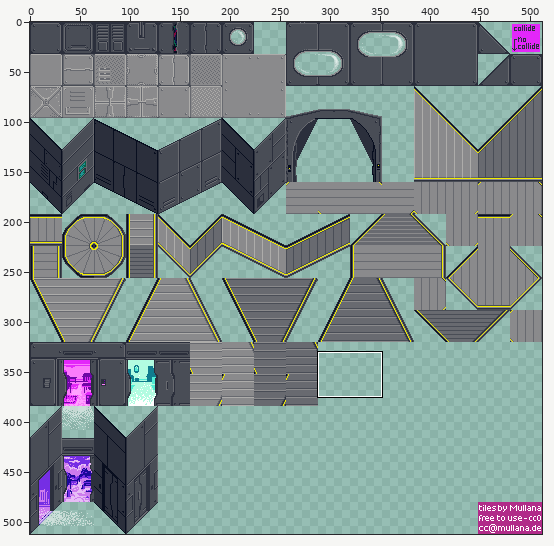
File history of a sprite sheet, tiles/rc3-mullana-floor-wall.png. The picture above shows the old version from afar; the outline marks the close-up.
Close-up. Before the edit:
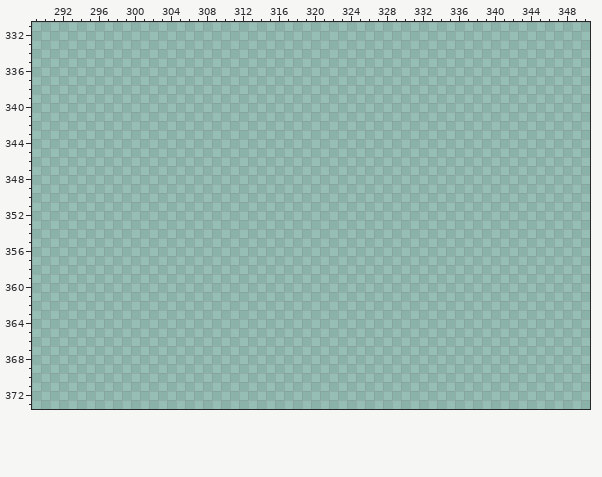
The file is 512x512 pixels. Pixels under 10% opacity are left out. Colours within 5 levels of each other are drawn and written as one. Shown: x 289..350, y 331..373. The commit also changed other parts of the picture, which this record leaves out.
The result:
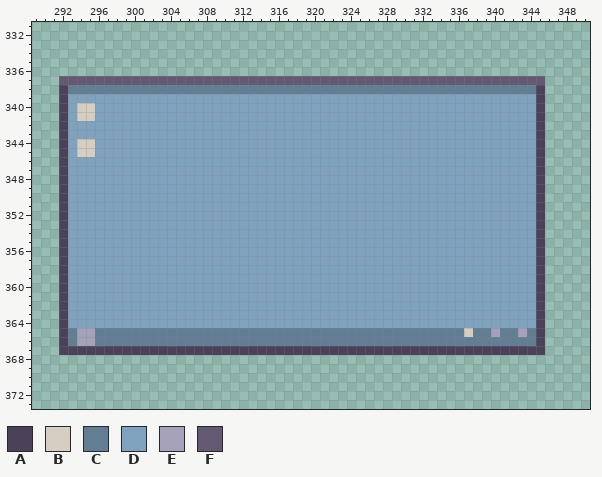
Palette (. is transparent): A #4b4158  B #d7cec3  C #627e94  D #7fa3bf  E #a6a1bb  F #645972
Changes in this commit:
Changed rows in their new state; - is an unchanged pixel.
first column x 292:
337 FFFFFFFFFFFFFFFFFFFFFFFFFFFFFFFFFFFFFFFFFFFFFFFFFFFFFF
338 ACCCCCCCCCCCCCCCCCCCCCCCCCCCCCCCCCCCCCCCCCCCCCCCCCCCCA
339 ADDDDDDDDDDDDDDDDDDDDDDDDDDDDDDDDDDDDDDDDDDDDDDDDDDDDA
340 ADBBDDDDDDDDDDDDDDDDDDDDDDDDDDDDDDDDDDDDDDDDDDDDDDDDDA
341 ADBBDDDDDDDDDDDDDDDDDDDDDDDDDDDDDDDDDDDDDDDDDDDDDDDDDA
342 ADDDDDDDDDDDDDDDDDDDDDDDDDDDDDDDDDDDDDDDDDDDDDDDDDDDDA
343 ADDDDDDDDDDDDDDDDDDDDDDDDDDDDDDDDDDDDDDDDDDDDDDDDDDDDA
344 ADBBDDDDDDDDDDDDDDDDDDDDDDDDDDDDDDDDDDDDDDDDDDDDDDDDDA
345 ADBBDDDDDDDDDDDDDDDDDDDDDDDDDDDDDDDDDDDDDDDDDDDDDDDDDA
346 ADDDDDDDDDDDDDDDDDDDDDDDDDDDDDDDDDDDDDDDDDDDDDDDDDDDDA
347 ADDDDDDDDDDDDDDDDDDDDDDDDDDDDDDDDDDDDDDDDDDDDDDDDDDDDA
348 ADDDDDDDDDDDDDDDDDDDDDDDDDDDDDDDDDDDDDDDDDDDDDDDDDDDDA
349 ADDDDDDDDDDDDDDDDDDDDDDDDDDDDDDDDDDDDDDDDDDDDDDDDDDDDA
350 ADDDDDDDDDDDDDDDDDDDDDDDDDDDDDDDDDDDDDDDDDDDDDDDDDDDDA
351 ADDDDDDDDDDDDDDDDDDDDDDDDDDDDDDDDDDDDDDDDDDDDDDDDDDDDA
352 ADDDDDDDDDDDDDDDDDDDDDDDDDDDDDDDDDDDDDDDDDDDDDDDDDDDDA
353 ADDDDDDDDDDDDDDDDDDDDDDDDDDDDDDDDDDDDDDDDDDDDDDDDDDDDA
354 ADDDDDDDDDDDDDDDDDDDDDDDDDDDDDDDDDDDDDDDDDDDDDDDDDDDDA
355 ADDDDDDDDDDDDDDDDDDDDDDDDDDDDDDDDDDDDDDDDDDDDDDDDDDDDA
356 ADDDDDDDDDDDDDDDDDDDDDDDDDDDDDDDDDDDDDDDDDDDDDDDDDDDDA
357 ADDDDDDDDDDDDDDDDDDDDDDDDDDDDDDDDDDDDDDDDDDDDDDDDDDDDA
358 ADDDDDDDDDDDDDDDDDDDDDDDDDDDDDDDDDDDDDDDDDDDDDDDDDDDDA
359 ADDDDDDDDDDDDDDDDDDDDDDDDDDDDDDDDDDDDDDDDDDDDDDDDDDDDA
360 ADDDDDDDDDDDDDDDDDDDDDDDDDDDDDDDDDDDDDDDDDDDDDDDDDDDDA
361 ADDDDDDDDDDDDDDDDDDDDDDDDDDDDDDDDDDDDDDDDDDDDDDDDDDDDA
362 ADDDDDDDDDDDDDDDDDDDDDDDDDDDDDDDDDDDDDDDDDDDDDDDDDDDDA
363 ADDDDDDDDDDDDDDDDDDDDDDDDDDDDDDDDDDDDDDDDDDDDDDDDDDDDA
364 ADDDDDDDDDDDDDDDDDDDDDDDDDDDDDDDDDDDDDDDDDDDDDDDDDDDDA
365 ACEECCCCCCCCCCCCCCCCCCCCCCCCCCCCCCCCCCCCCCCCCBCCECCECA
366 ACEECCCCCCCCCCCCCCCCCCCCCCCCCCCCCCCCCCCCCCCCCCCCCCCCCA
367 AAAAAAAAAAAAAAAAAAAAAAAAAAAAAAAAAAAAAAAAAAAAAAAAAAAAAA
Boxes around the changes in both close-ups, in picture pixels (x1, y1, x2, y2):
added: (59, 76, 545, 355)
